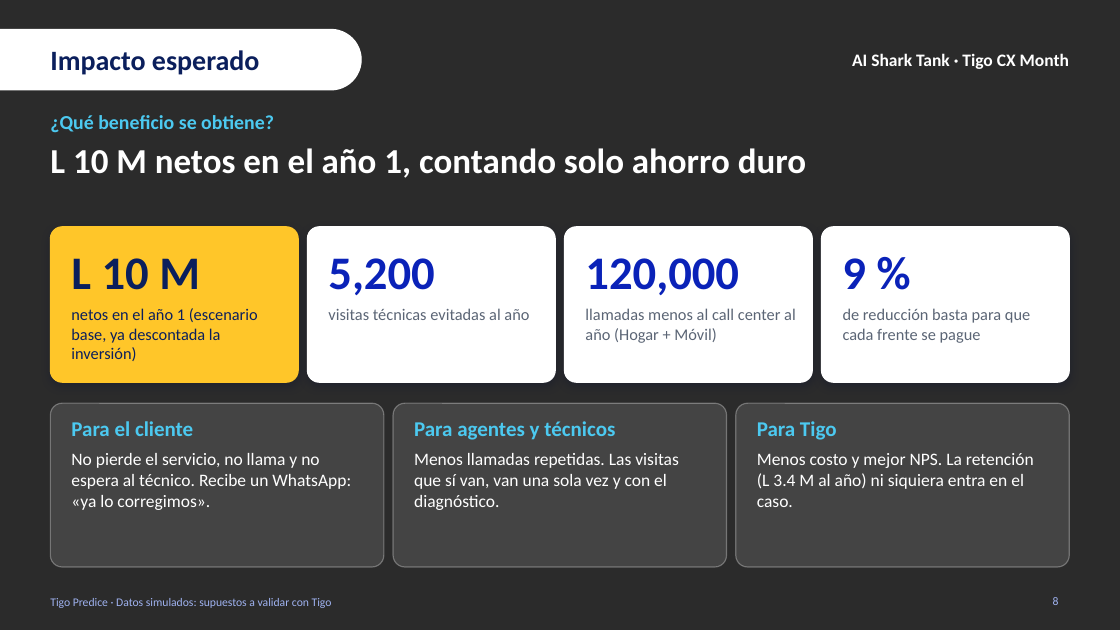
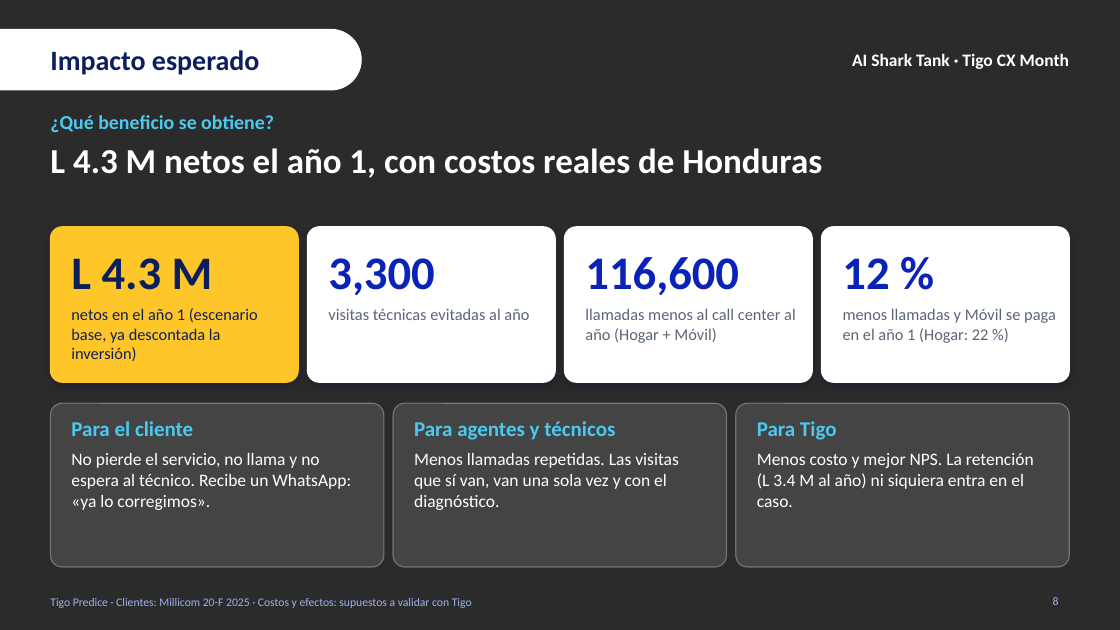
Before and after one commit to userf8a2c4/Tigo_Predice, a slide deck: slide 8 of 1_Presentacion/AI_Shark_Tank_Tigo_Predice.pptx. Drawn at 1120x630 pixels with LibreOffice and Linux fonts; fonts in the diff are those of the drawing; background and template pictures are left out; a plain dark background stands for a picture behind light text. Boxes give left, top, right and bottom in pixels: in the first picture for what was removed or moved away, otherwise in the second. Text is boxed around its words. In the diff, an @@ line names an element or a change of style, - is before the commit and + after.

```diff
--- a/1_Presentacion/AI_Shark_Tank_Tigo_Predice.pptx
+++ b/1_Presentacion/AI_Shark_Tank_Tigo_Predice.pptx
@@ title at (50,148,822,178): text changed @@
-L 10 M netos en el año 1, contando solo ahorro duro
+L 4.3 M netos el año 1, con costos reales de Honduras
@@ text at (71,258,213,290): text changed @@
-L 10 M
+L 4.3 M
@@ text at (328,258,434,295): text changed @@
-5,200
+3,300
@@ text at (585,257,739,295): text changed @@
-120,000
+116,600
@@ text at (842,258,889,289): text changed @@
-9 %
+12 %
@@ text at (843,308,1056,343): text changed @@
-de reducción basta para que cada frente se pague
+menos llamadas y Móvil se paga en el año 1 (Hogar: 22 %)
@@ text at (50,598,472,608): text changed @@
-Tigo Predice · Datos simulados: supuestos a validar con Tigo
+Tigo Predice · Clientes: Millicom 20-F 2025 · Costos y efectos: supuestos a validar con Tigo
```
Also in this commit, not shown: 9 other slides changed, 58 other files.
